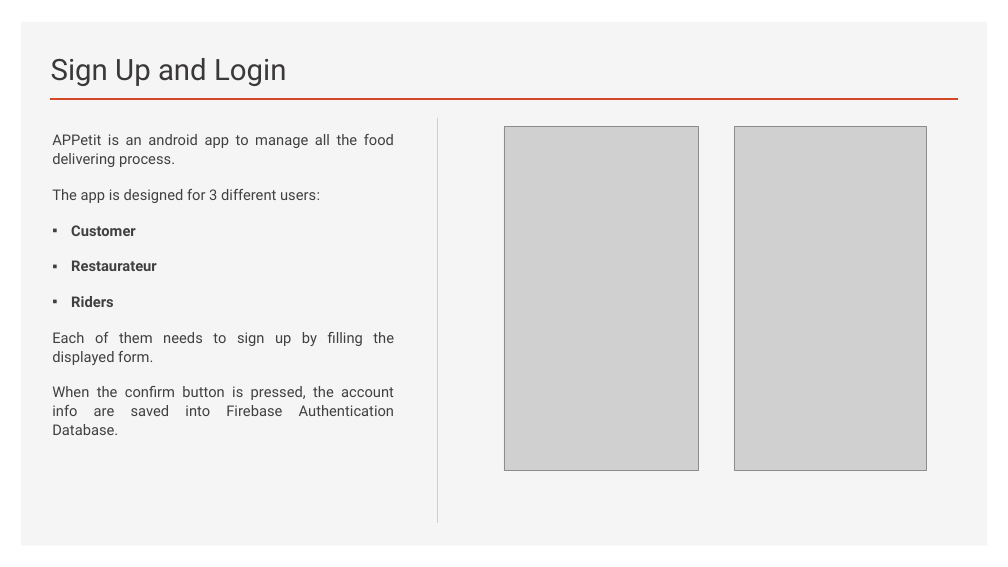
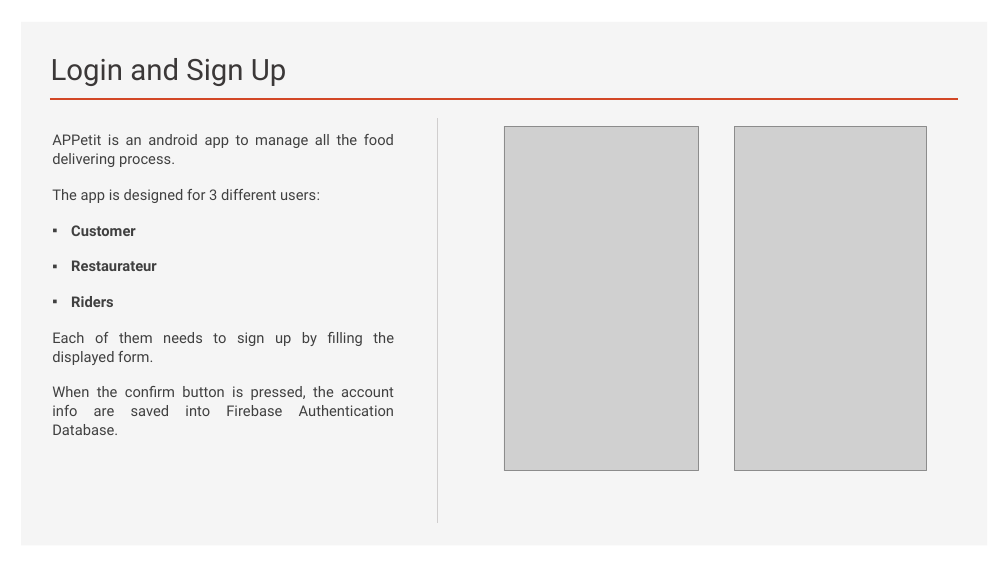
Before and after one commit to androidmaycry/APPetit, a slide deck: slide 2 of APPetit Presentation.pptx. Drawn at 1008x567 pixels with LibreOffice and Linux fonts; fonts in the diff are those of the drawing; grey boxes stand for pictures. Boxes give left, top, right and bottom in pixels: in the first picture for what was removed or moved away, otherwise in the second. Text is boxed around its words. In the diff, an @@ line names an element or a change of style, - is before the commit and + after.

```diff
--- a/APPetit Presentation.pptx
+++ b/APPetit Presentation.pptx
@@ title at [51,58,287,86]: text changed @@
-Sign Up and Login
+Login and Sign Up
```
Also in this commit, not shown: 2 other slides changed.
